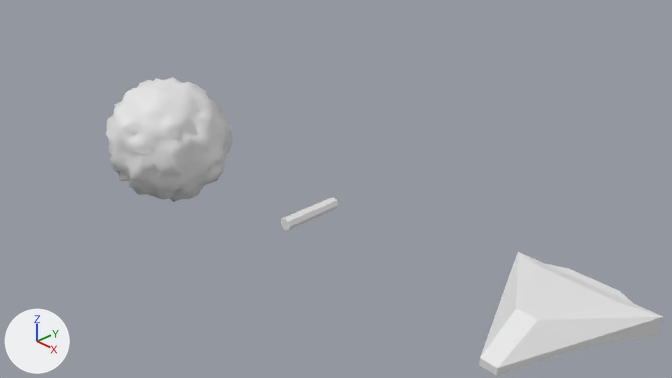
A saved change to the Blender file data/meshs/astroids_set.blend.
Rendered twice from the file's camera 'Camera'. Lighting does not change. The marker at lower left points along +X, +Y and +Z.

Names of what the first picture shows: 'Astroid', 'Beam', 'Ship'.
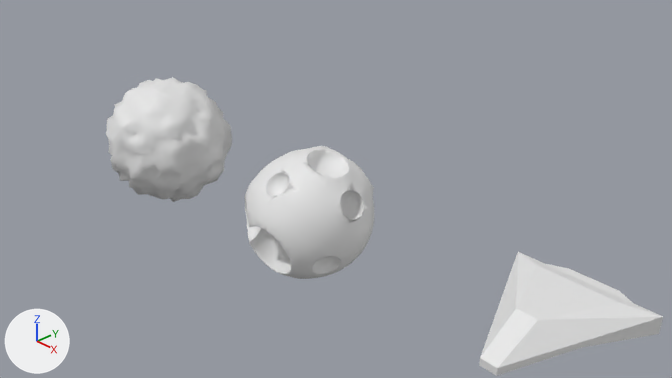
The change, as JSON lines over the scene's bpy script:
```json
{"op": "add", "block": "me_sphere", "code": ["me_sphere = bpy.data.meshes.new('Sphere')", "me_sphere.from_pydata(...)  # 27238 vertices, 27236 faces; spans x -0.99..0.99, y -1.01..1.0, z -0.99..1.04", "me_sphere.polygons.foreach_set('use_smooth', [True] * 27236)"]}
{"op": "add", "block": "ob_sphere", "code": ["ob_sphere = bpy.data.objects.new('Sphere', me_sphere)", "ob_sphere.location = (0.0, 0.0, 0.0)"]}
```

What differs and where, as boxes [x1, y1, x2, y2] in the pictures (672 x 378 px):
```json
{"object": "Sphere", "change": "added", "after": [244, 146, 374, 279]}
```
